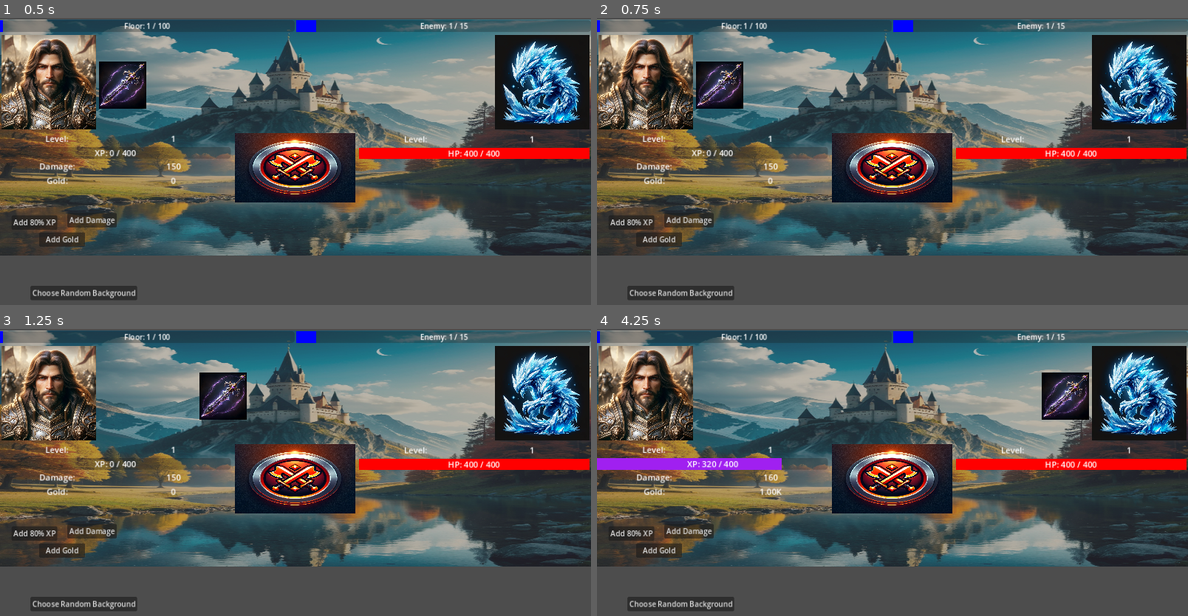
Above: before the commit, frames 1-4 (two rows, left to right).
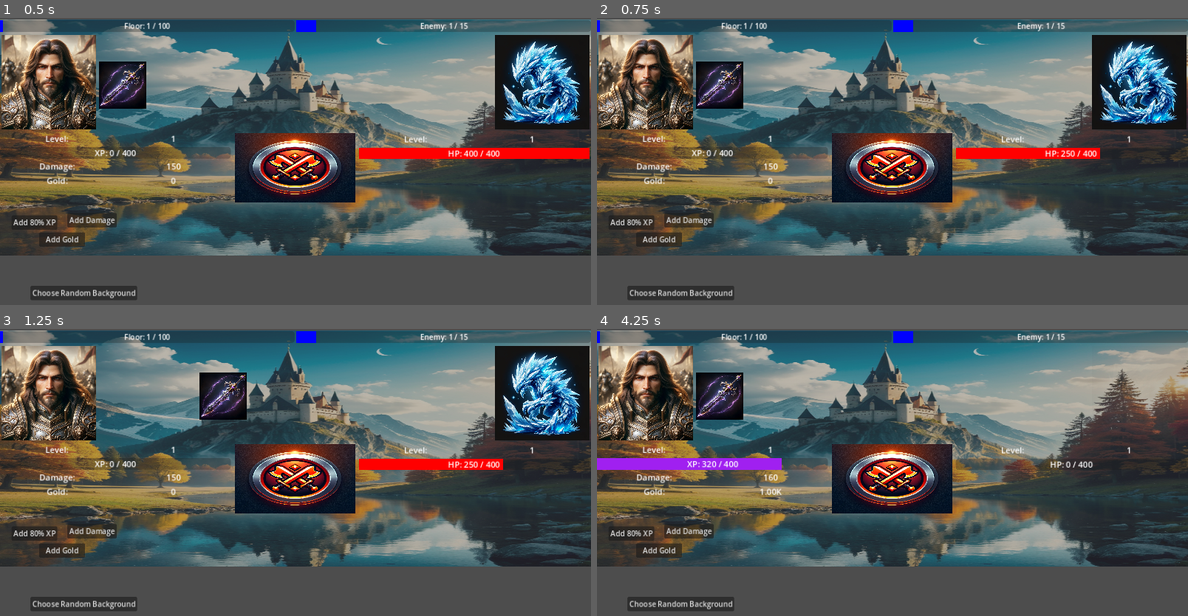
Above: after the commit, the same moments.

Repository: Pepice23/ClimbTheTower
Game: Godot game, scene res://scenes/main/main.tscn
The game is run twice, just before and just after one commit, with the same random seed, the same clock (stepped at 60 frames per second) and the same inputs. The project has no main scene, so this scene is started directly.
Inputs (mouse positions are in pixels of both pictures, inside the frame that each line leads up to):
- Up to frame 1 (0.5 s): no input
- Up to frame 2 (0.75 s): click (892, 167) at 0.5 s
- Up to frame 3 (1.25 s): no input
- Up to frame 4 (4.25 s): click "Add 80% XP" at 1.25 s; click "Add Damage" at 2 s; click "Add Gold" at 2.75 s; click (892, 478) at 3.5 s

Frame 1 is identical in both runs. In frame 2, 0.6% of the frame differs, in the area x 78-100%, y 45-50%; in frame 3, 0.6%; in frame 4, 9.4%, in the area x 16-100%, y 5-50%.
Error before the commit: Invalid call. Nonexistent function 'player_manual_attack' in base 'Node (player_data.gd)'. (res://scenes/main/main.gd:14)

Commit message:
Normal battles are working

Diff:
--- a/scenes/main/main.gd
+++ b/scenes/main/main.gd
@@ -2,16 +2,20 @@
 
 @onready var animation_player = $Battle/AnimationPlayer
 @onready var background_image = $Background
+@onready var attack_timer = $AttackTimer
 
 # Called when the node enters the scene tree for the first time.
 func _ready():
-	pass
+	Battle.connect("begin_normal_battle", on_begin_normal_battle)
+	animation_player.connect("animation_finished", on_attack_animation_finished)
+	Battle.connect("stop_attack_timer", battle_finished)
+	Battle.start_battle()
 
 func _on_attack_timer_timeout():
 	animation_player.play("weapon_attack")
 
 func _on_attack_button_pressed():
-	PlayerData.player_manual_attack()
+	EnemyData.player_manual_attack()
 
 func _on_add_xp_pressed():
 	PlayerData.increase_current_xp(80)
@@ -25,3 +29,24 @@
 func _on_choose_bg_pressed():
 	Helpers.choose_random_background()
 	background_image.texture = load(Helpers.random_background)
+
+func on_begin_normal_battle():
+	attack_timer.start()
+
+func on_attack_animation_finished(animation_name):
+	if animation_name == "weapon_attack":
+		Battle.auto_attack()
+	if animation_name == "RESET":
+		animation_player.play("enemy_disappear")
+	if animation_name == "enemy_disappear":
+		PlayerData.increase_current_enemy()
+		PlayerData.increase_current_xp(5)
+		PlayerData.increase_current_gold(10)
+		animation_player.play("enemy_appear")
+	if animation_name == "enemy_appear":
+		EnemyData.prepare_next_enemy()
+		Battle.start_battle()
+
+func battle_finished():
+	attack_timer.stop()
+	animation_player.play("RESET")
--- a/scenes/main/main.tscn
+++ b/scenes/main/main.tscn
@@ -23,7 +23,6 @@
 position = Vector2(0, 35)
 
 [node name="AttackTimer" type="Timer" parent="."]
-autostart = true
 
 [node name="EnemyStatDisplay" parent="." instance=ExtResource("4_nqcjs")]
 offset_left = 777.0
